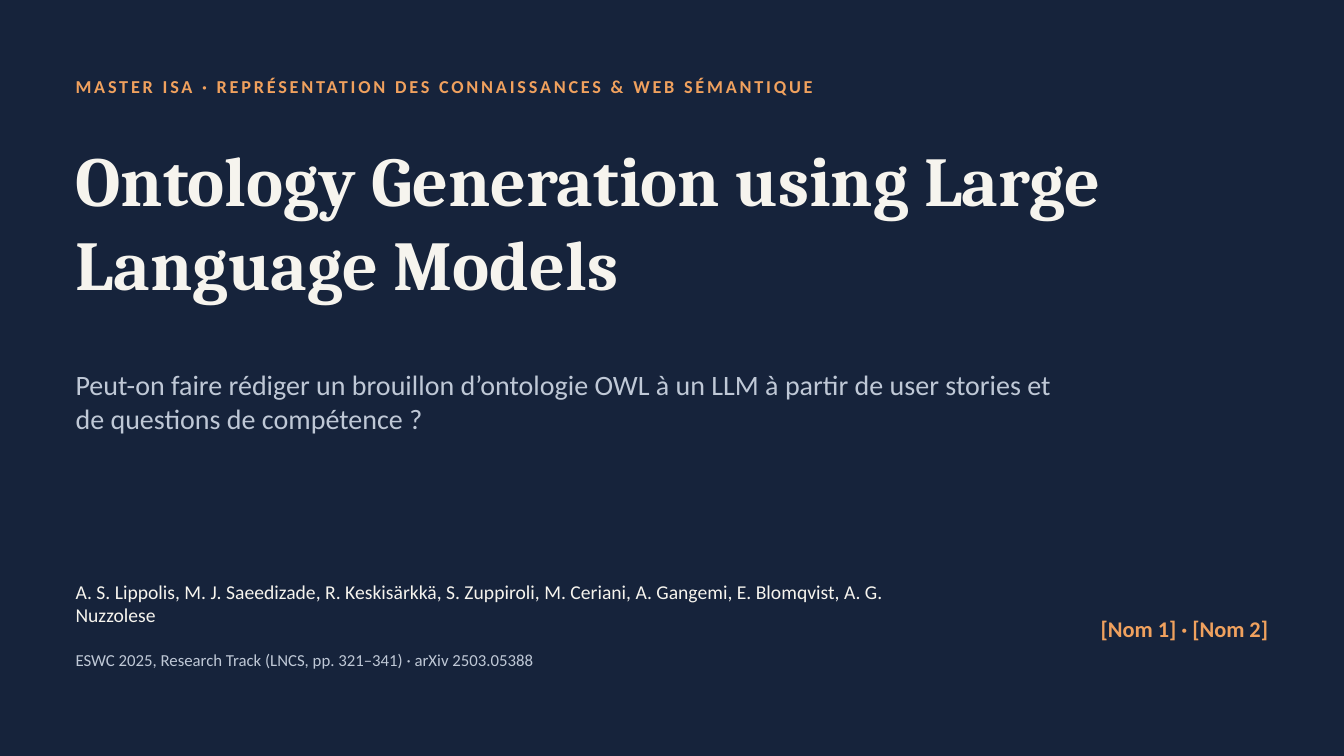
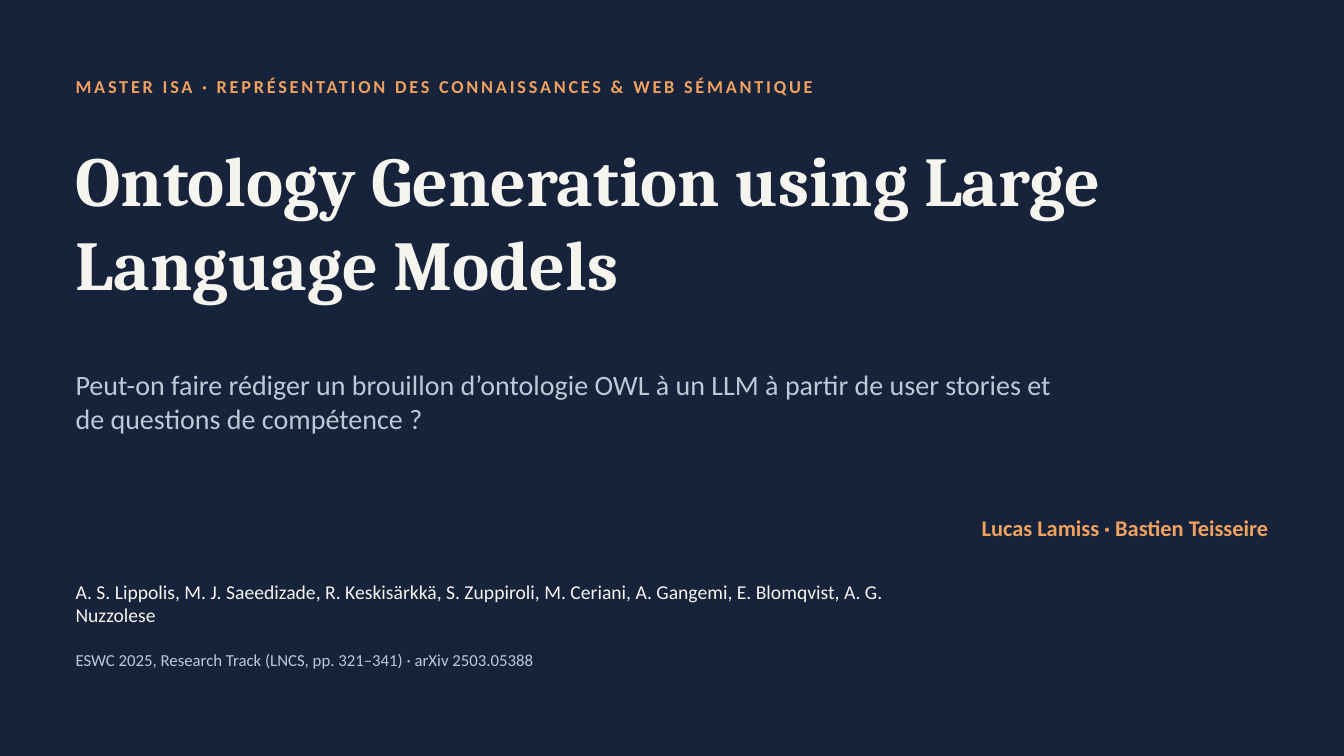
Before and after one commit to LightSulivy/Ontology-Generation-LLM, a slide deck: slide 1 of presentation.pptx. Drawn at 1344x756 pixels with LibreOffice and Linux fonts; fonts in the diff are those of the drawing. Boxes give left, top, right and bottom in pixels: in the first picture for what was removed or moved away, otherwise in the second. Text is boxed around its words. In the diff, an @@ line names an element or a change of style, - is before the commit and + after.

```diff
--- a/presentation.pptx
+++ b/presentation.pptx
@@ text added at (982,520,1268,536), 16 pt, text #F0A15E, bold @@
+Lucas Lamiss · Bastien Teisseire
@@ text removed at (1101,620,1268,641) @@
-[Nom 1] · [Nom 2]
```
Also in this commit, not shown: 3 other files.
